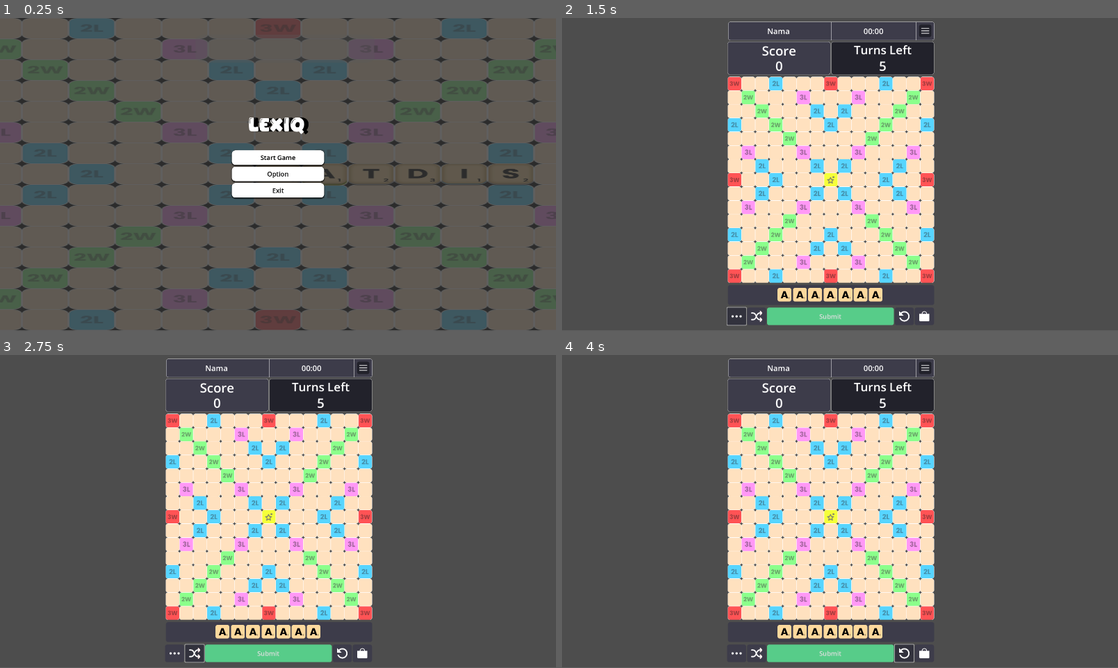
Above: before the commit, frames 1-4 (two rows, left to right).
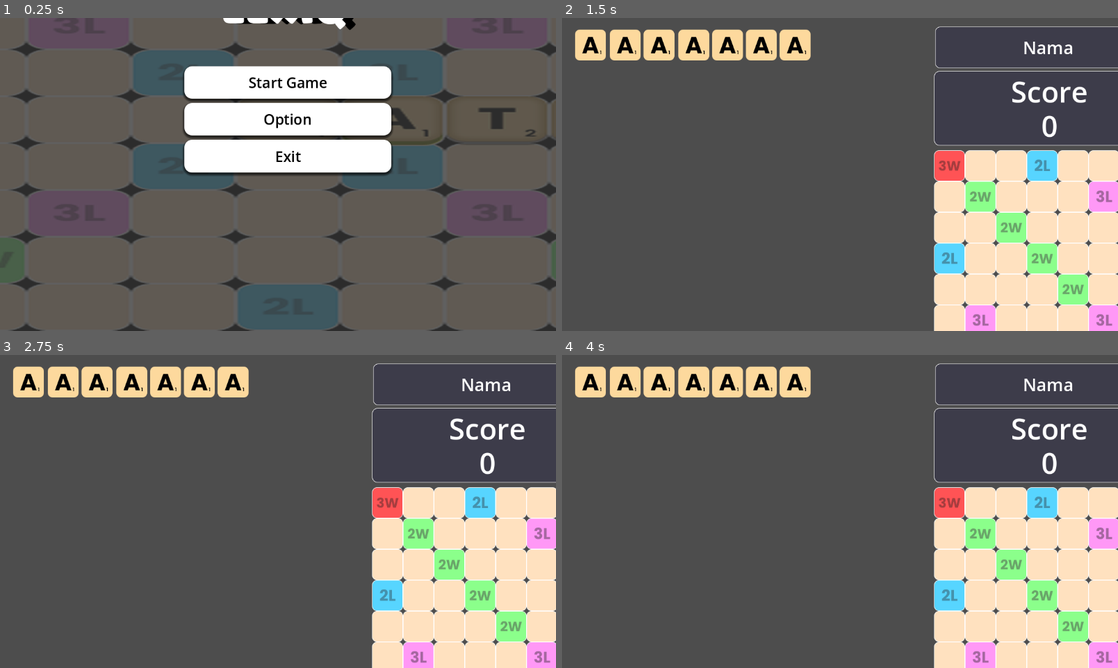
Above: after the commit, the same moments.

Repository: CahyaAziz/MatdisScrabble
Game: Godot game, scene res://Main_Menu.tscn
Same seed, same stepped clock (60 frames per second), same inputs: the game is played once before the commit and once after it.
Inputs (mouse positions are in pixels of both pictures, inside the frame that each line leads up to):
- Up to frame 1 (0.25 s): no input
- Up to frame 2 (1.5 s): click "Start Game" at 0.5 s; click (734, 315) at 1.27 s
- Up to frame 3 (2.75 s): click (194, 652) at 2.02 s
- Up to frame 4 (4 s): click (828, 652) at 2.75 s, where only the run before the commit has a clickable "Submit"; click (906, 652) at 3.52 s
In our replay, the window is 800x449 before the commit and 800x450 after it. These sizes can differ from the game's own. Grey fills any space a smaller window leaves; there, only what the larger window draws over its background counts as a difference.

The runs differ from the first frame. In frame 1, 37% of the frame differs, in the area x 0-100%, y 0-100%; in frame 2, 53%, in the area x 2-100%, y 1-100%; in frame 3, 53%; in frame 4, 53%.

Commit message:
Hover effect

Diff:
--- /dev/null
+++ b/Assets/TileSets/scene/tile.gd
@@ -0,0 +1,21 @@
+extends Node2D
+
+signal hovered
+signal hovered_off
+
+# Called when the node enters the scene tree for the first time.
+func _ready() -> void:
+	get_parent().connect_tile_signal(self)
+
+
+# Called every frame. 'delta' is the elapsed time since the previous frame.
+func _process(delta: float) -> void:
+	pass
+
+
+func _on_area_2d_mouse_entered() -> void:
+	emit_signal("hovered", self)
+
+
+func _on_area_2d_mouse_exited() -> void:
+	emit_signal("hovered_off", self)
--- a/Assets/TileSets/scene/tile.tscn
+++ b/Assets/TileSets/scene/tile.tscn
@@ -1,11 +1,13 @@
-[gd_scene load_steps=3 format=3 uid="uid://bqa60uvwl6lh8"]
+[gd_scene load_steps=4 format=3 uid="uid://bqa60uvwl6lh8"]
 
 [ext_resource type="Texture2D" uid="uid://bdj3remu1c6o2" path="res://Assets/TileSets/Tile_A.svg" id="1_qkki0"]
+[ext_resource type="Script" uid="uid://8s7r6aaaqct5" path="res://Assets/TileSets/scene/tile.gd" id="1_xeufj"]
 
 [sub_resource type="RectangleShape2D" id="RectangleShape2D_xeufj"]
 size = Vector2(64, 64)
 
 [node name="Tile" type="Node2D"]
+script = ExtResource("1_xeufj")
 
 [node name="Sprite2D" type="Sprite2D" parent="."]
 texture = ExtResource("1_qkki0")
@@ -14,3 +16,6 @@
 
 [node name="CollisionShape2D" type="CollisionShape2D" parent="Area2D"]
 shape = SubResource("RectangleShape2D_xeufj")
+
+[connection signal="mouse_entered" from="Area2D" to="." method="_on_area_2d_mouse_entered"]
+[connection signal="mouse_exited" from="Area2D" to="." method="_on_area_2d_mouse_exited"]
--- a/Main_Menu.tscn
+++ b/Main_Menu.tscn
@@ -57,10 +57,10 @@
 anchors_preset = 2
 anchor_top = 1.0
 anchor_bottom = 1.0
-offset_left = 9.0
-offset_top = -1450.0
-offset_right = 2592.0
-offset_bottom = 3.0
+offset_left = -688.0
+offset_top = -1160.0
+offset_right = 1895.0
+offset_bottom = 293.0
 grow_vertical = 0
 script = ExtResource("1_gtid3")
 
--- a/game.tscn
+++ b/game.tscn
@@ -152,25 +152,25 @@
 script = ExtResource("2_j5wjh")
 
 [node name="Tile" parent="TileManager" instance=ExtResource("2_eow3j")]
-position = Vector2(1249, 1289)
+position = Vector2(273, 56)
 
 [node name="Tile2" parent="TileManager" instance=ExtResource("2_eow3j")]
-position = Vector2(1319, 1289)
+position = Vector2(343, 56)
 
 [node name="Tile3" parent="TileManager" instance=ExtResource("2_eow3j")]
-position = Vector2(1107, 1289)
+position = Vector2(131, 56)
 
 [node name="Tile4" parent="TileManager" instance=ExtResource("2_eow3j")]
-position = Vector2(1177, 1289)
+position = Vector2(201, 56)
 
 [node name="Tile5" parent="TileManager" instance=ExtResource("2_eow3j")]
-position = Vector2(1389, 1289)
+position = Vector2(413, 56)
 
 [node name="Tile6" parent="TileManager" instance=ExtResource("2_eow3j")]
-position = Vector2(1459, 1289)
+position = Vector2(483, 56)
 
 [node name="Tile7" parent="TileManager" instance=ExtResource("2_eow3j")]
-position = Vector2(1035, 1289)
+position = Vector2(59, 56)
 
 [node name="TileMap" type="TileMap" parent="."]
 z_index = -1
--- a/main_menu.gd
+++ b/main_menu.gd
@@ -12,7 +12,6 @@
 func _on_start_pressed() -> void:
 	get_tree().change_scene_to_file("res://game.tscn")
 
-
 func _on_setting_pressed() -> void:
 	print ("Setting_pressed")
 	main_button.visible = false
--- a/project.godot
+++ b/project.godot
@@ -17,10 +17,6 @@
 
 [display]
 
-window/size/viewport_width=2587
-window/size/viewport_height=1455
-window/size/mode=3
-window/size/resizable=false
 window/stretch/mode="viewport"
 window/vsync/vsync_mode=0
 
--- a/tile_manager.gd
+++ b/tile_manager.gd
@@ -4,6 +4,7 @@
 
 var tile_drag
 var screen_size
+var is_hovering_on_tile
 
 func _ready() -> void:
 	screen_size = get_viewport_rect().size
@@ -19,9 +20,46 @@
 		if event.is_pressed():
 			var tile = raycast_check()
 			if tile:
-				tile_drag = tile
+				start_drag(tile)
 		else:
-			tile_drag = null
+			if tile_drag:
+				finish_drag()
+
+func start_drag(tile):
+	tile_drag = tile
+	tile.scale = Vector2(1, 1)
+
+func finish_drag():
+	tile_drag.scale = Vector2(1.05, 1.05)
+	tile_drag = null
+
+
+func connect_tile_signal(tile):
+	tile.connect("hovered", on_hover_tile)
+	tile.connect("hovered_off", off_hover_tile)
+
+func on_hover_tile(tile):
+	if !is_hovering_on_tile:
+		is_hovering_on_tile = true
+		highlight_tile(tile, true)
+
+
+func off_hover_tile(tile):
+	if !tile_drag:
+		highlight_tile(tile, false)
+		var new_card_hovered = raycast_check()
+		if new_card_hovered:
+			highlight_tile(new_card_hovered, true)
+		else:
+			is_hovering_on_tile = false
+
+func highlight_tile(tile, hovered):
+	if hovered:
+		tile.scale = Vector2(1.05, 1.05)
+		tile.z_index = 2
+	else:
+		tile.scale = Vector2(1, 1)
+		tile.z_index = 1
 
 func raycast_check():
 	var space_state = get_world_2d().direct_space_state
@@ -31,5 +69,16 @@
 	parameters.collision_mask = collision_mask_tile
 	var result = space_state.intersect_point(parameters)
 	if result.size() > 0:
-		return result[0].collider.get_parent()
+		return get_tile_highest_z(result)
 	return null
+
+func get_tile_highest_z(tile):
+	var highest_z_tile = tile[0].collider.get_parent()
+	var highest_z_index = highest_z_tile.z_index
+
+	for i in range(1, tile.size()):
+		var curr = tile[i].collider.get_parent()
+		if curr.z_index > highest_z_index:
+			highest_z_tile = curr
+			highest_z_index = curr.z_index
+	return highest_z_tile
Not shown, added: Assets/TileSets/scene/tile.gd.uid
